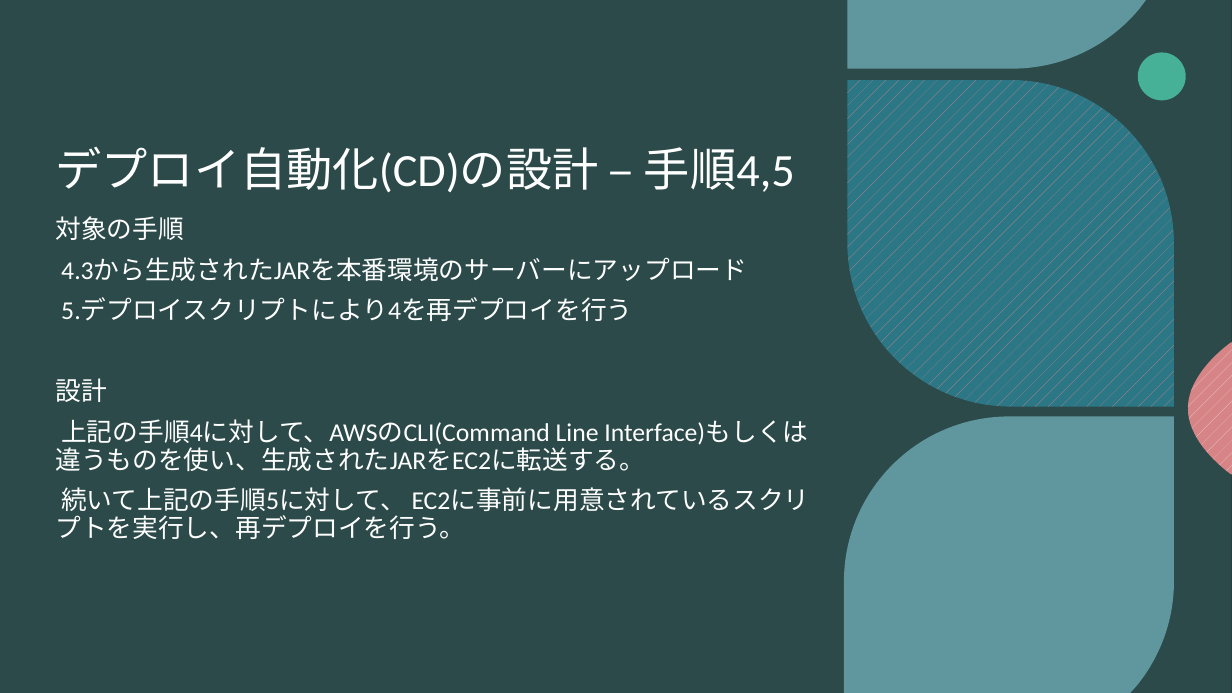
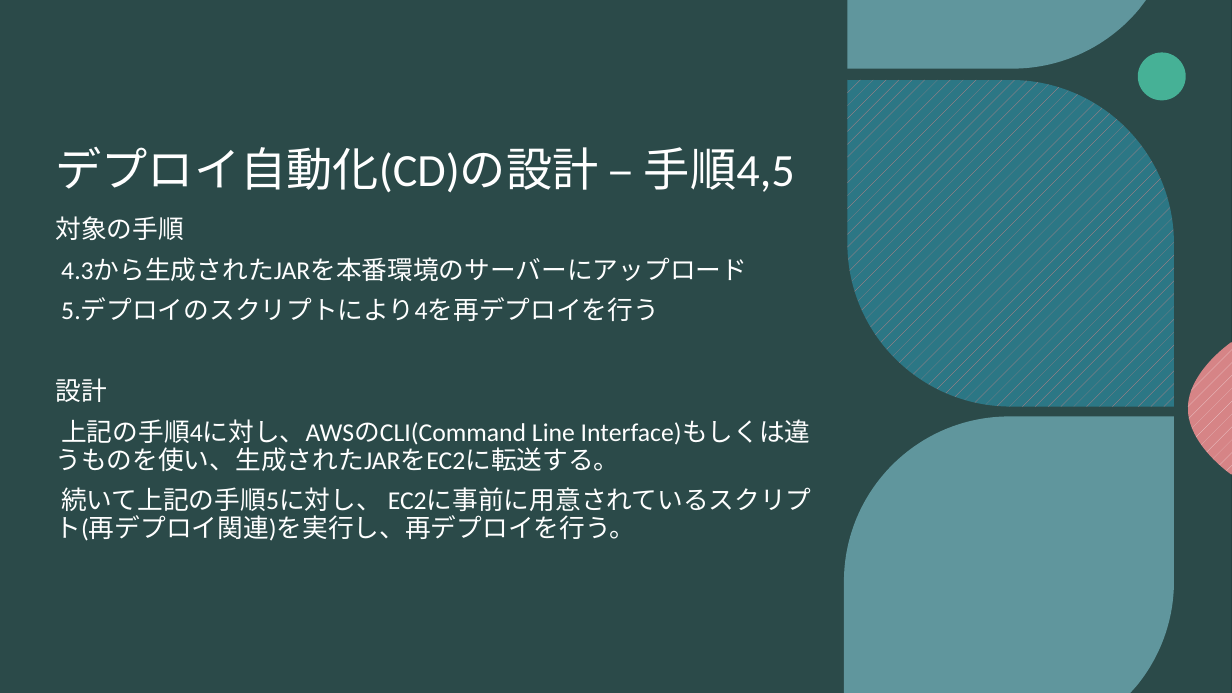
Before and after one commit to bittap/azusato, a slide deck: slide 10 of document/CI・CD/デプロイ自動化.pptx. Drawn at 1232x693 pixels with LibreOffice and Linux fonts; fonts in the diff are those of the drawing; background and template pictures are left out. Boxes give left, top, right and bottom in pixels: in the first picture for what was removed or moved away, otherwise in the second. Text is boxed around its words. In the diff, an @@ line names an element or a change of style, - is before the commit and + after.

```diff
--- a/document/CI・CD/デプロイ自動化.pptx
+++ b/document/CI・CD/デプロイ自動化.pptx
@@ text at bbox=[61, 298, 659, 321]: text changed @@
-5.デプロイスクリプトにより4を再デプロイを行う
+5.デプロイのスクリプトにより4を再デプロイを行う
@@ text at bbox=[55, 419, 811, 541]: text changed @@
-上記の手順4に対して、AWSのCLI(Command Line Interface)もしくは違うものを使い、生成されたJARをEC2に転送する。
-続いて上記の手順5に対して、 EC2に事前に用意されているスクリプトを実行し、再デプロイを行う。
+上記の手順4に対し、AWSのCLI(Command Line Interface)もしくは違うものを使い、生成されたJARをEC2に転送する。
+続いて上記の手順5に対し、 EC2に事前に用意されているスクリプト(再デプロイ関連)を実行し、再デプロイを行う。
```
Also in this commit, not shown: 7 other slides changed, 1 slide added.
